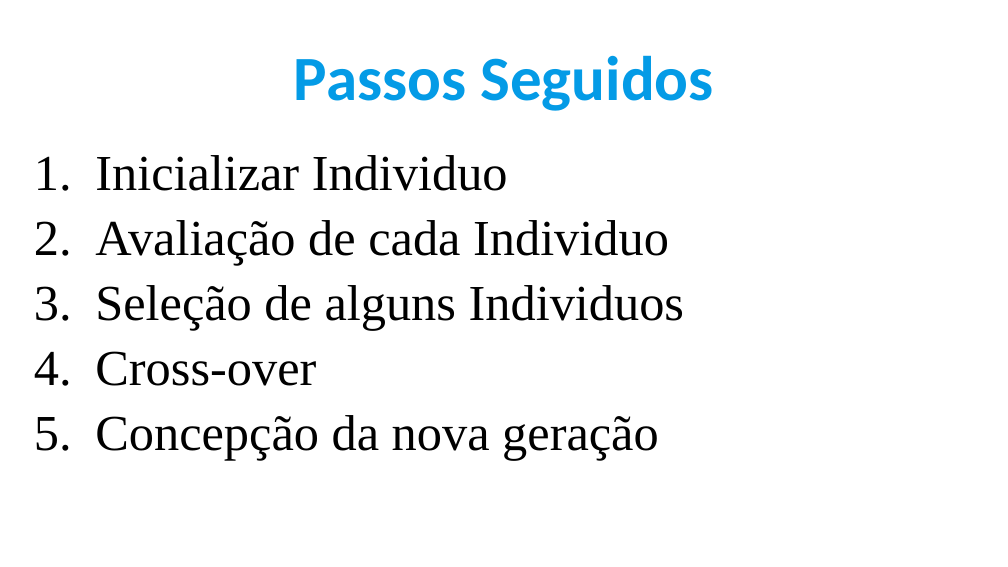
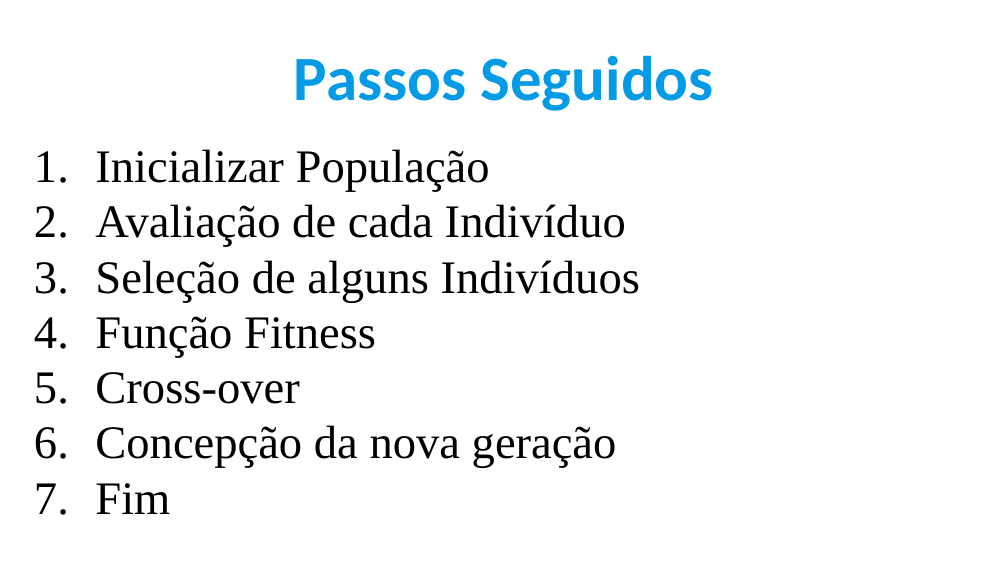
Before and after one commit to IgorSantos1996/GeneticAlgorithms, a slide deck: slide 8 of Apresentação.pptx. Drawn at 1008x567 pixels with LibreOffice and Linux fonts; fonts in the diff are those of the drawing. Boxes give left, top, right and bottom in pixels: in the first picture for what was removed or moved away, otherwise in the second. Text is boxed around its words. In the diff, an @@ line names an element or a change of style, - is before the commit and + after.

Commit message:
Sli

```diff
--- a/Apresentação.pptx
+++ b/Apresentação.pptx
@@ text at (x1=95, y1=149, x2=640, y2=358): text changed; size 48 to 44.4 pt @@
-1. Inicializar Individuo
-2. Avaliação de cada Individuo
-3. Seleção de alguns Individuos
+1. Inicializar População
+2. Avaliação de cada Indivíduo
+3. Seleção de alguns Indivíduos
+4. Função Fitness
@@ text at (x1=95, y1=372, x2=617, y2=468): size 48 to 44.4 pt in "Cross-over", "Concepção da nova geração"; line spacing 0.9 to 0.8 @@
@@ text at (x1=95, y1=483, x2=170, y2=514): paragraph added @@
+7. Fim
```
Also in this commit, not shown: 6 other slides changed, 6 slides added, 2 slides removed.
